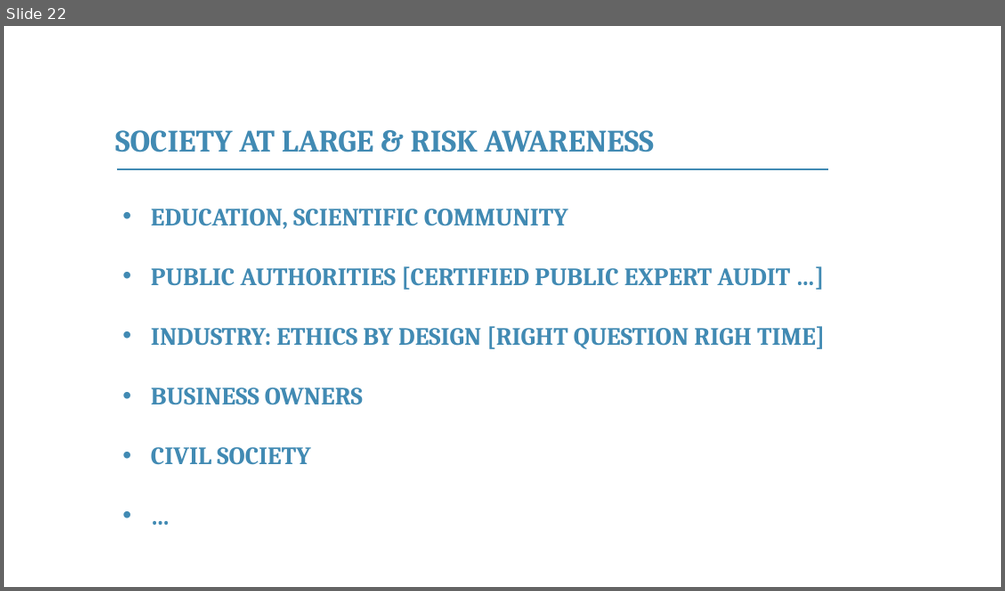
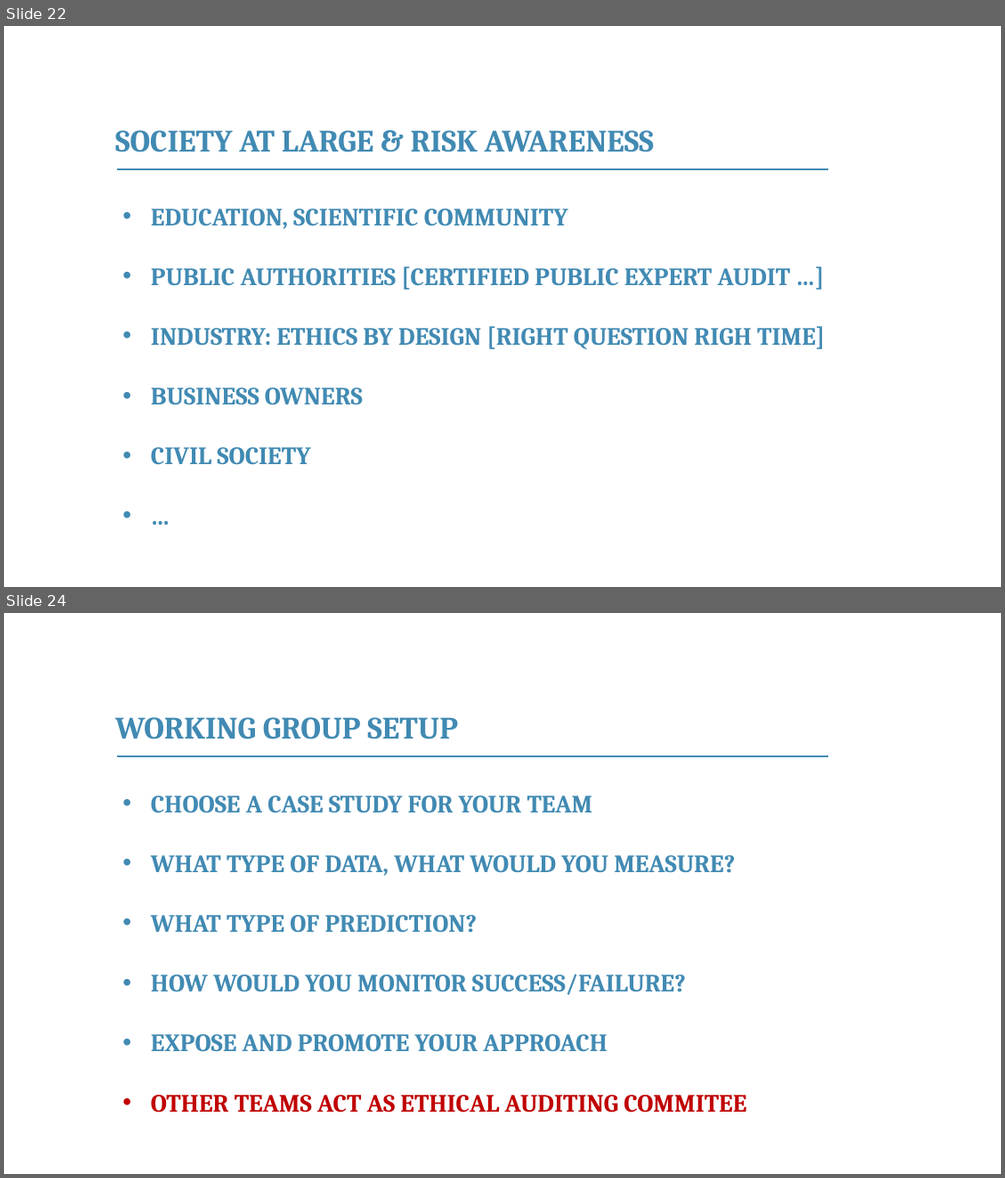
Before and after one commit to franckalbinet/itu-eaco-zanzibar-12-2018, a slide deck: presentations/session-6-ethics-of-ai.pptx. Shown one above the other, each under a label of ours: slide 22 before the commit, slides 22 and 24 after it; the slides between them are not shown. The pictures are 1005x591 and 1005x1178 pixels, drawn with LibreOffice and Linux fonts; fonts in the diff are those of the drawing; background and template pictures are left out. Boxes give left, top, right and bottom in pixels: in the first picture for what was removed or moved away, otherwise in the second. Text is boxed around its words. In the diff, an @@ line names an element or a change of style, - is before the commit and + after.

Commit message:
add AI Ethics working group session + ML in action

```diff
--- a/presentations/session-6-ethics-of-ai.pptx
+++ b/presentations/session-6-ethics-of-ai.pptx
@@ slide 24 added at <box>4,613,1001,1174</box>, background #FFFFFF @@
@@ text added at <box>115,717,458,739</box>, 30 pt, text #418AB3, bold @@
+WORKING GROUP SETUP
@@ line added from (117, 756) to (829, 756), #418AB3 1 pt @@
@@ text added at <box>151,795,746,1112</box>, 24 pt, text #418AB3, bold @@
+• CHOOSE A CASE STUDY FOR YOUR TEAM
+• WHAT TYPE OF DATA, WHAT WOULD YOU MEASURE?
+• WHAT TYPE OF PREDICTION?
+• HOW WOULD YOU MONITOR SUCCESS/FAILURE?
+• EXPOSE AND PROMOTE YOUR APPROACH
+• OTHER TEAMS ACT AS ETHICAL AUDITING COMMITEE
```
Also in this commit, not shown: 3 slides changed, 3 other slides added, 1 slide removed, 3 other files.
